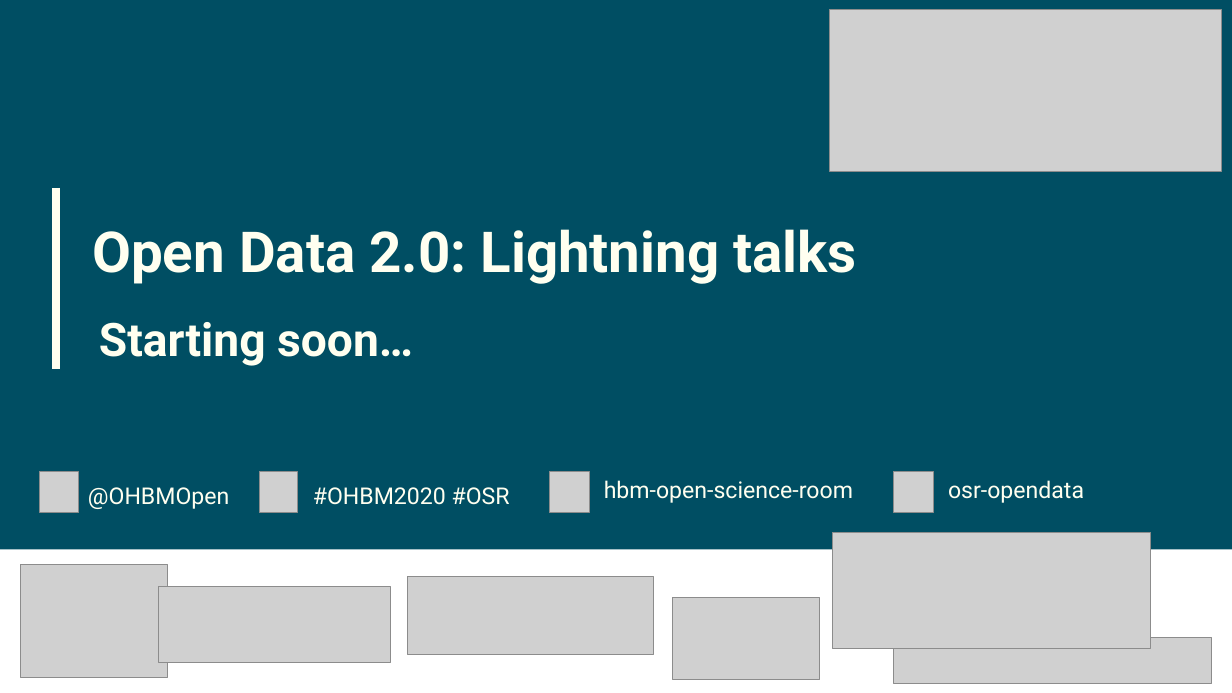
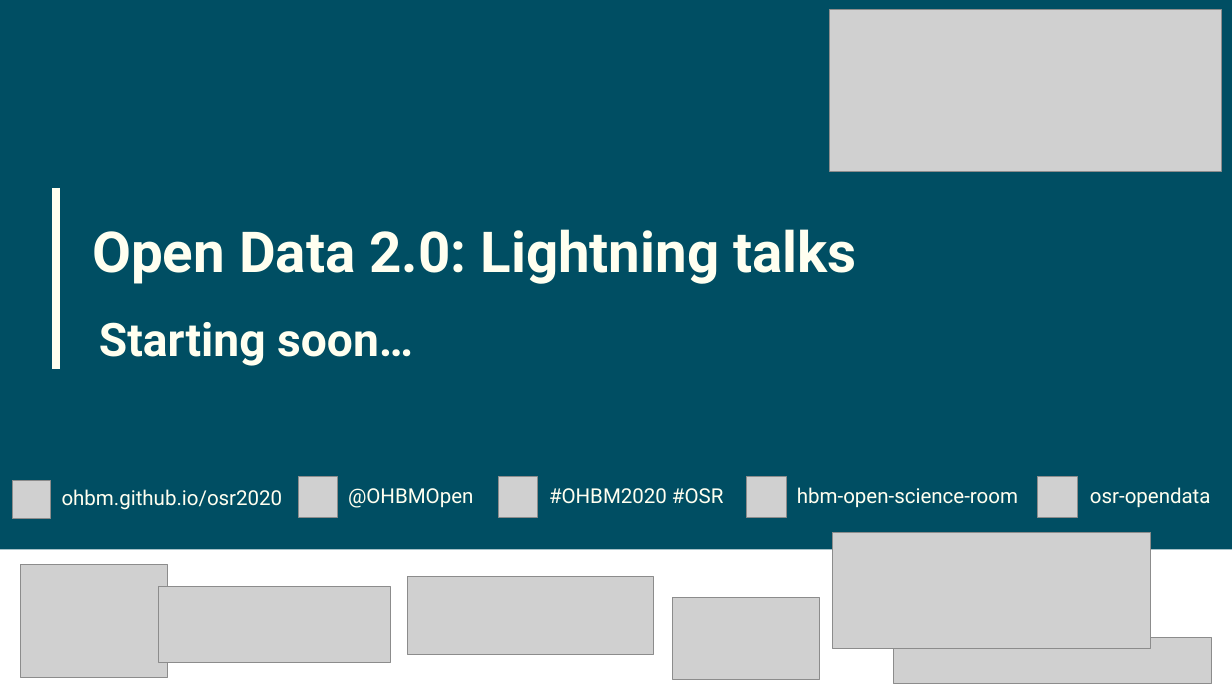
Before and after one commit to ohbm/osr2020, a slide deck: slide 1 of img/IntroSplashScreens.pptx. Drawn at 1232x693 pixels with LibreOffice and Linux fonts; fonts in the diff are those of the drawing; grey boxes stand for pictures. Boxes give left, top, right and bottom in pixels: in the first picture for what was removed or moved away, otherwise in the second. Text is boxed around its words. In the diff, an @@ line names an element or a change of style, - is before the commit and + after.

```diff
--- a/img/IntroSplashScreens.pptx
+++ b/img/IntroSplashScreens.pptx
@@ picture: place and size @@
-picture at (40, 472, 79, 513)
+picture at (299, 477, 337, 518)
@@ size 18 to 16 pt; vertical alignment bottom to middle in 4 elements at (1090, 487, 1211, 508), (797, 487, 1018, 508), (549, 488, 723, 504), (348, 488, 473, 508) @@
@@ text "@OHBMOpen": place and size @@
-text "@OHBMOpen" at (88, 487, 229, 509)
+text "@OHBMOpen" at (348, 488, 473, 508)
@@ picture: place and size @@
-picture at (259, 472, 298, 513)
+picture at (498, 477, 537, 518)
@@ text "#OHBM2020 #OSR": place and size @@
-text "#OHBM2020 #OSR" at (313, 487, 510, 505)
+text "#OHBM2020 #OSR" at (549, 488, 723, 504)
@@ picture: place and size @@
-picture at (549, 472, 589, 513)
+picture at (747, 477, 787, 518)
@@ picture: place and size @@
-picture at (894, 472, 933, 513)
+picture at (1038, 477, 1078, 518)
@@ picture added at (12, 481, 50, 518) @@
@@ text added at (62, 489, 283, 510), 16 pt, text #FFFFF0 @@
+ohbm.github.io/osr2020
@@ text "hbm-open-science-room": place and size @@
-text "hbm-open-science-room" at (604, 480, 853, 503)
+text "hbm-open-science-room" at (797, 487, 1018, 508)
@@ text "osr-opendata": place and size @@
-text "osr-opendata" at (948, 480, 1084, 503)
+text "osr-opendata" at (1090, 487, 1211, 508)
```
Also in this commit, not shown: 44 other slides changed.
